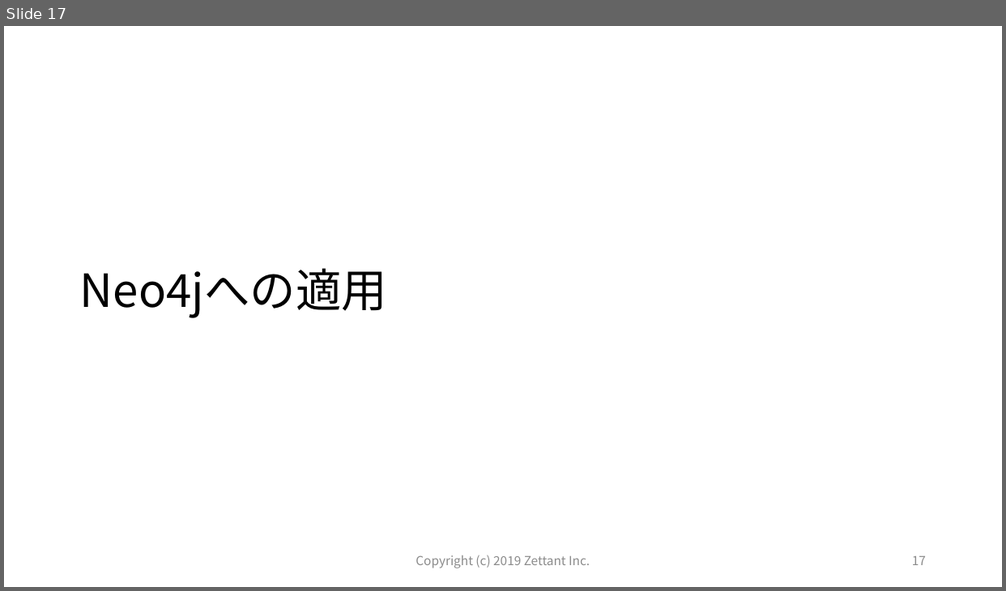
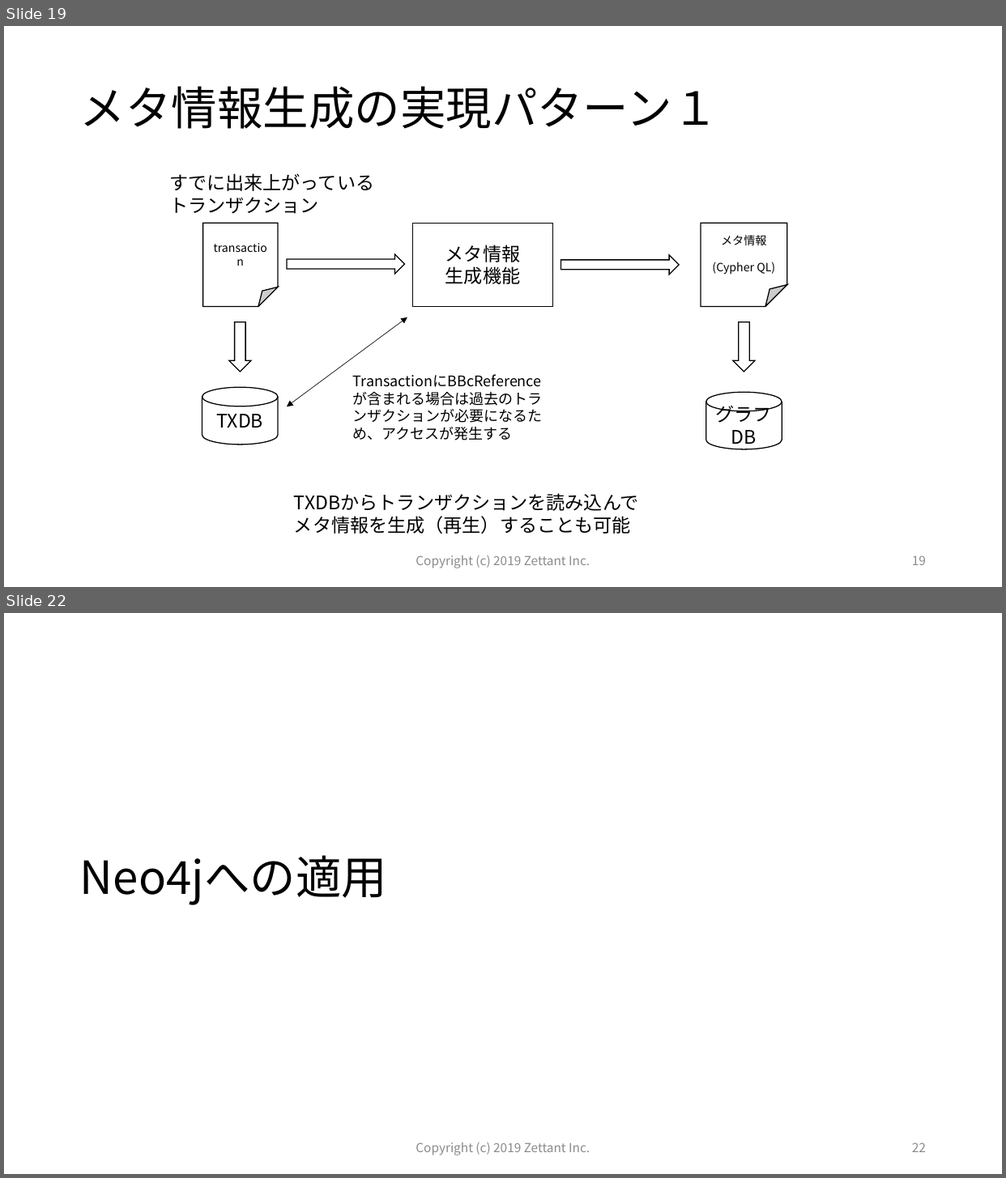
Before and after one commit to zettant/bbclib-neo4j, a slide deck: docs/Target_of_this_project.pptx. Shown one above the other, each under a label of ours: slide 17 before the commit, slides 19 and 22 after it; the slides between them are not shown. The pictures are 1006x591 and 1006x1178 pixels, drawn with LibreOffice and Linux fonts; fonts in the diff are those of the drawing. Boxes give left, top, right and bottom in pixels: in the first picture for what was removed or moved away, otherwise in the second. Text is boxed around its words. In the diff, an @@ line names an element or a change of style, - is before the commit and + after.

```diff
--- a/docs/Target_of_this_project.pptx
+++ b/docs/Target_of_this_project.pptx
@@ slide 19 added at box(4, 26, 1002, 587), background #FFFFFF @@
@@ title added at box(80, 86, 718, 129), 44 pt, text #000000 @@
+メタ情報生成の実現パターン１
@@ text added at box(169, 173, 374, 214), 18 pt, text #000000 @@
+すでに出来上がっているトランザクション
@@ folded corner added at box(203, 223, 278, 307), fill #FFFFFF, outline #000000 1 pt, 11 pt, text #000000 @@
+transaction
@@ rectangle added at box(413, 223, 552, 307), fill #FFFFFF, outline #000000 1 pt, 18 pt, text #000000 @@
+メタ情報
+生成機能
@@ folded corner added at box(701, 223, 788, 307), fill #FFFFFF, outline #000000 1 pt, 11 pt, text #000000 @@
+メタ情報
+(Cypher QL)
@@ right arrow added at box(287, 254, 405, 274), fill #FFFFFF, outline #000000 1 pt @@
@@ right arrow added at box(561, 255, 680, 275), fill #FFFFFF, outline #000000 1 pt @@
@@ right arrow added at box(229, 322, 251, 372), fill #FFFFFF, outline #000000 1 pt @@
@@ double arrow added from (407, 318) to (287, 407), #000000 0.5 pt @@
@@ right arrow added at box(734, 322, 755, 372), fill #FFFFFF, outline #000000 1 pt @@
@@ cylinder added at box(202, 387, 278, 445), fill #FFFFFF, outline #000000 1 pt, 18 pt, text #000000 @@
+TXDB
@@ cylinder added at box(706, 392, 782, 449), fill #FFFFFF, outline #000000 1 pt, 18 pt, text #000000 @@
+グラフDB
@@ text added at box(353, 427, 513, 441), 14 pt, text #000000 @@
+TransactionにBBcReferenceが含まれる場合は過去のトランザクションが必要になるため、アクセスが発生する
@@ text added at box(294, 516, 631, 534), 18 pt, text #000000 @@
+TXDBからトランザクションを読み込んでメタ情報を生成（再生）することも可能
@@ text added at box(415, 556, 590, 569), 12 pt, text #8C8C8C @@
+Copyright (c) 2019 Zettant Inc.
@@ page number added at box(912, 556, 926, 565), 12 pt, text #8C8C8C @@
+19
@@ what was slide 17 is now slide 22 @@
@@ page number at box(912, 1143, 926, 1152): text changed @@
-17
+22
```
Also in this commit, not shown: 4 slides changed, 4 other slides added, 1 other file.
